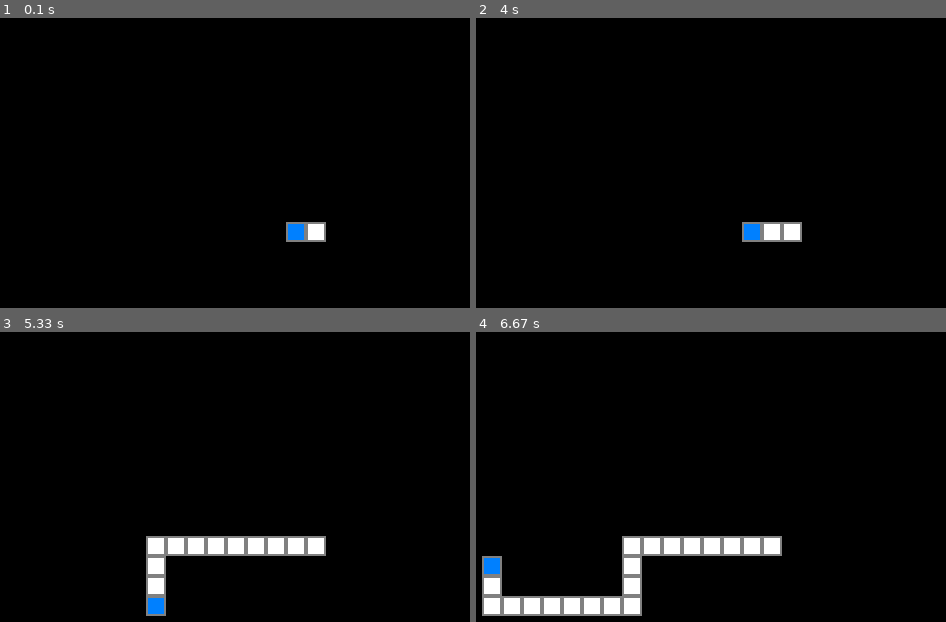
Above: before the commit, frames 1-4 (two rows, left to right).
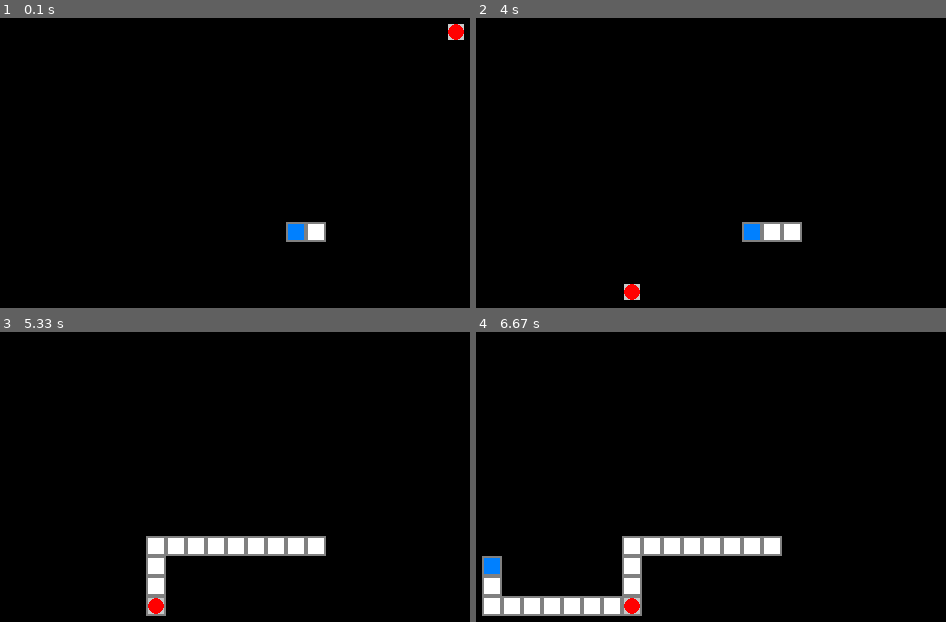
Above: after the commit, the same moments.

Repository: rdeorajh/pyGames
Game: pygame game, started from snakeGame.py
Same seed, same stepped clock (60 frames per second), same inputs: the game is played once before the commit and once after it.
Inputs:
- Up to frame 1 (0.1 s): no input
- Up to frame 2 (4 s): hold Up 0.83-1.3 s; hold Right 1.33-1.8 s; hold Down 2.4-2.8 s; hold Left 2.83-3.23 s; hold Up 3.27-3.67 s; tap Space at 3.7 s
- Up to frame 3 (5.33 s): hold Down 4.9-5.3 s
- Up to frame 4 (6.67 s): hold Left 5.33-5.8 s; hold Right 5.83-6.3 s; hold Up from 6.33 s (still down)

The runs differ from the first frame. In frame 1, 0.2% of the frame differs, in the area x 95-99%, y 2-8%; in frame 2, 0.2%; in frame 3, 0.2%; in frame 4, 0.2%.

Commit message:
added food spawning mechanics

Diff:
--- /dev/null
+++ b/snakeFoodObj.py
@@ -0,0 +1,35 @@
+import pygame
+from random import *
+
+class snakeFood(object):
+    def __init__(self, foodWidth, winObj):
+        #Creates coordinates
+        self.xFood = randint(0, winObj.screenWidth)
+        self.yFood = randint(0, winObj.screenHeight)
+        self.foodWidth = foodWidth
+        self.foodHeight = foodWidth
+
+    def newFoodPos(self,snakeObj,winObj):
+        validFood = False
+        while not validFood:
+            self.xFood = (randint(0,winObj.screenWidth) // snakeObj.vel) * snakeObj.vel
+            self.yFood = (randint(0,winObj.screenHeight) // snakeObj.vel) * snakeObj.vel
+            validFood = True
+
+            #Check if food spawned on Snake Body
+            for i in range(1,snakeObj.tailSize):
+                if self.xFood == snakeObj.X[i] and self.yFood == snakeObj.Y[i]:
+                    validFood = False
+
+
+
+    def drawFood(self,winObj,rectBool):
+        #Set Boolean to draw boundary
+
+        xFoodPos = (self.xFood + (self.foodWidth * 0.8)/2)
+        yFoodPos = (self.yFood + (self.foodHeight * 0.8)/2)
+        rad = (self.foodWidth * 0.8)/2
+
+        if rectBool:
+            pygame.draw.rect(winObj.win, (200,200,200), (self.xFood, self.yFood, self.foodWidth * 0.8, self.foodHeight * 0.8))
+        pygame.draw.circle(winObj.win, (255,0,0), (xFoodPos,yFoodPos),rad)
--- a/snakeGame.py
+++ b/snakeGame.py
@@ -1,6 +1,7 @@
 import pygame
 from snakeObj import *
-from random import *
+from snakeFoodObj import *
+
 pygame.init()
 clock = pygame.time.Clock()
 run = True
@@ -25,22 +26,34 @@
             collide = True
     return collide
 
+def eatFoodCheck(foodObj,snakeObj):
+    pass
 
 
-snakeWin = windowObject(800,600)
+#Game Variables
+crash = False
+scrWidth = 800
+scrHeight = 600
+delayTime = 150
+blockSize = 20
+snakeLenInc = 5
+foodHitbox = True
+
+
+snakeWin = windowObject(scrWidth,scrHeight)
 snakeWin.drawWindow()
-delayTime = 150
-crash = False
-
 while run:
     clock.tick(60)
 
     #On Startup
-    snake1 = snake(800/2,600/2,20)
+    snake1 = snake(scrWidth/2,scrHeight/2,blockSize)
     snake1.updateSnakeSize(20)
     snake1.left = True #Get rid of this later
+    food = snakeFood(blockSize,snakeWin)
+    food.newFoodPos(snake1,snakeWin)
+
+    food.drawFood(snakeWin, foodHitbox)
     snake1.draw(snakeWin)
-
 
     #Main Game Loop
     while not crash:
@@ -56,6 +69,7 @@
         #Draw
         snakeWin.drawWindow()
         snake1.draw(snakeWin)
+        food.drawFood(snakeWin,foodHitbox)
         pygame.display.update()
 
 
--- a/snakeObj.py
+++ b/snakeObj.py
@@ -33,7 +33,6 @@
 
         #Update Tail Pieces
         self.updateTailPos()
-
         #Direction Check
         if keyDict[pygame.K_LEFT] and self.right == False:
             self.left = True
@@ -72,4 +71,5 @@
         for i in range(0, self.tailSize):
             pygame.draw.rect(winObj.win, (128,128,128), ((self.X[i]-self.width/10),(self.Y[i]-self.height/10), self.width, self.height))
             pygame.draw.rect(winObj.win, (255,255,255), (self.X[i], self.Y[i], self.width*0.8, self.height*0.8))
+        #Color in head
         pygame.draw.rect(winObj.win,(0,128,255),(self.X[0], self.Y[0], self.width*0.8, self.height*0.8))
